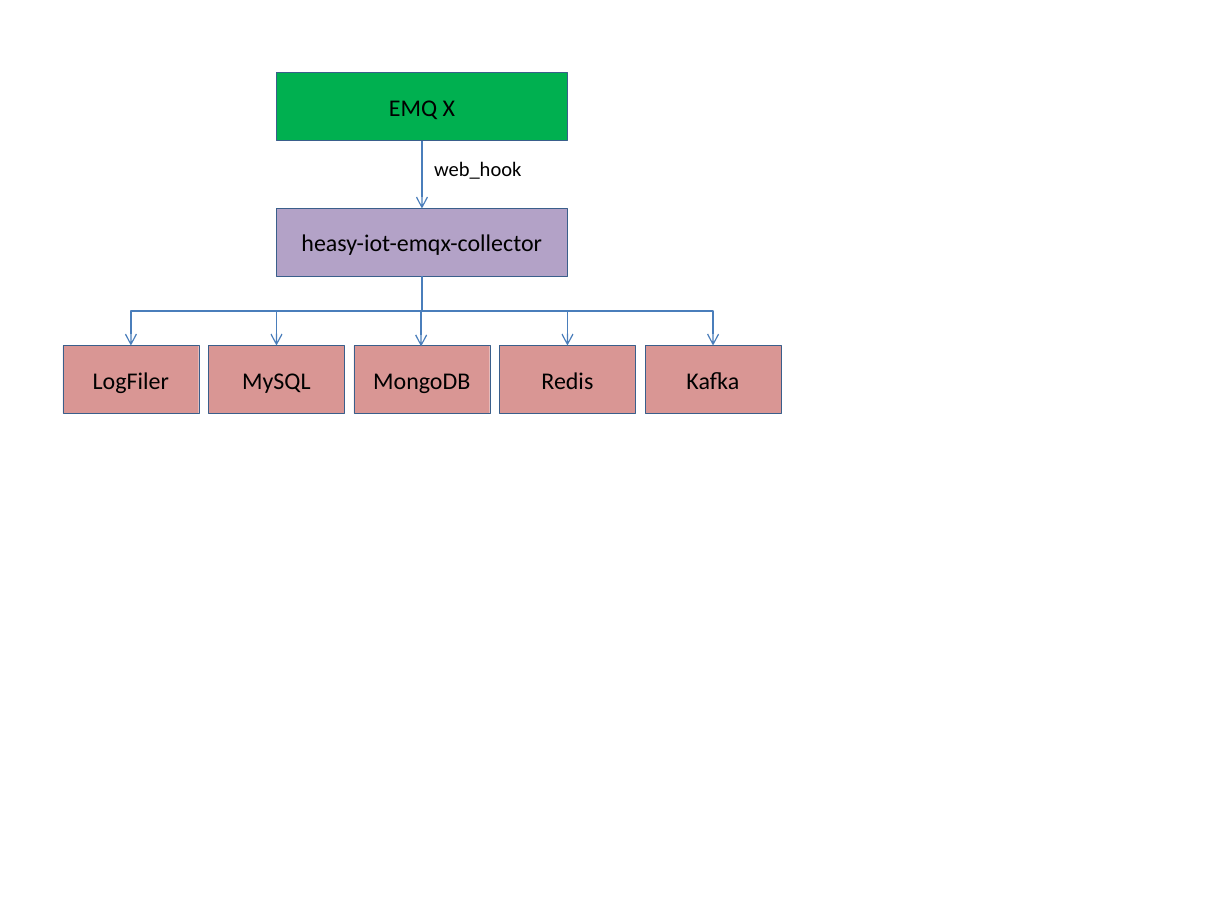
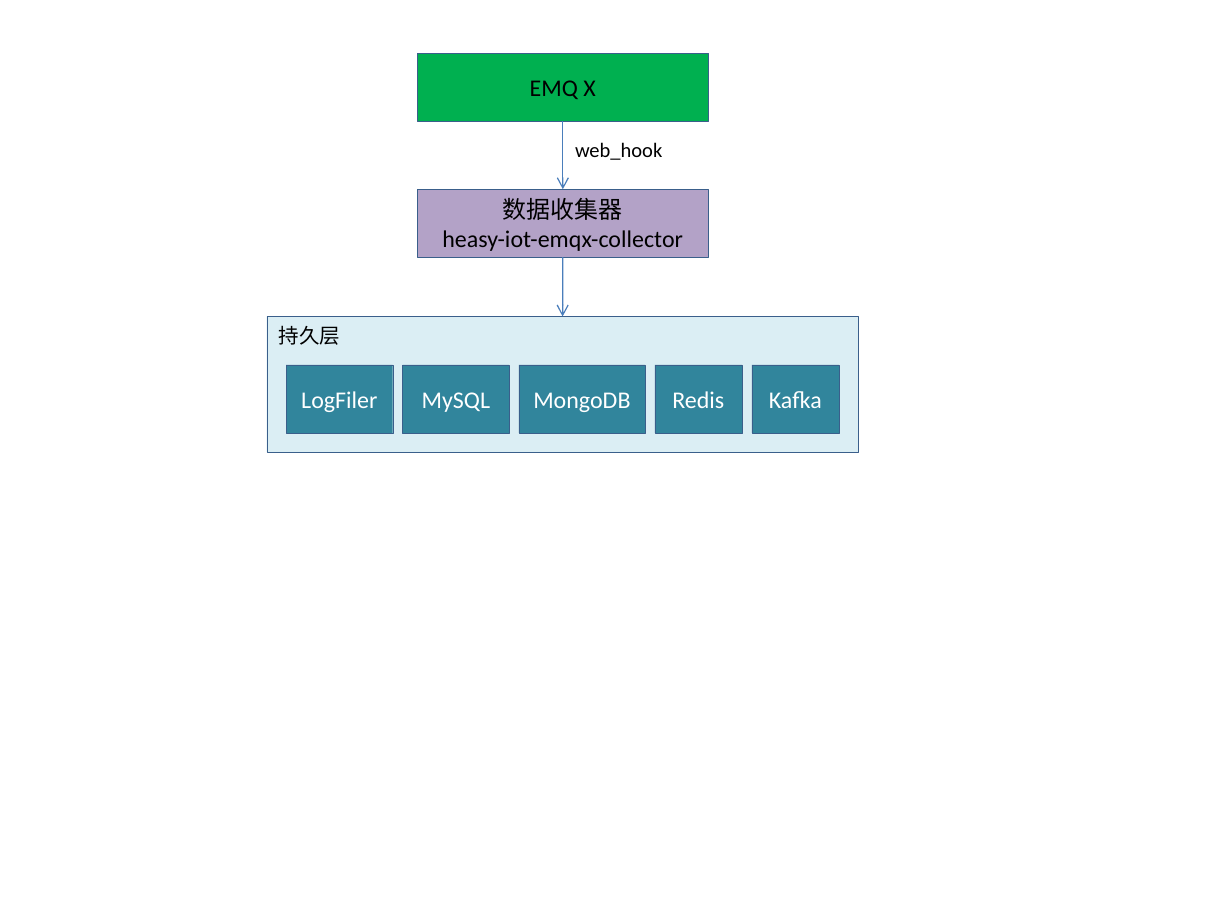
Before and after one commit to bellmit/heasy-iot, a slide deck: slide 1 of heasy-iot-emqx-collector/doc/数据收集和分发的架构图.pptx. Drawn at 1232x924 pixels with LibreOffice and Linux fonts; fonts in the diff are those of the drawing. Boxes give left, top, right and bottom in pixels: in the first picture for what was removed or moved away, otherwise in the second. Text is boxed around its words. In the diff, an @@ line names an element or a change of style, - is before the commit and + after.

```diff
--- a/heasy-iot-emqx-collector/doc/数据收集和分发的架构图.pptx
+++ b/heasy-iot-emqx-collector/doc/数据收集和分发的架构图.pptx
@@ 2 rectangles, 1 text, 1 arrow: place and size @@
-2 rectangles, 1 text, 1 arrow at bbox=[276, 73, 567, 276]
+2 rectangles, 1 text, 1 arrow at bbox=[418, 53, 708, 257]
@@ text in rectangle at bbox=[503, 198, 623, 220]: paragraph added @@
+数据收集器
@@ arrow added from (563, 257) to (563, 317), #4B7EBC 0.75 pt @@
@@ elbow arrow removed from (423, 276) to (131, 346) @@
@@ elbow arrow removed from (423, 276) to (276, 346) @@
@@ elbow arrow removed from (423, 277) to (421, 346) @@
@@ elbow arrow removed from (423, 276) to (568, 346) @@
@@ elbow arrow removed from (423, 276) to (713, 346) @@
@@ rectangle added at bbox=[267, 317, 859, 452], fill #DBEEF4, outline #3A5F8C 0.25 pt, 12 pt, text #000000 @@
+持久层
@@ text colour #000000 to #FFFFFF; fill #D99694 to #31859C in 5 elements at bbox=[752, 365, 839, 432], bbox=[519, 365, 644, 432], bbox=[654, 365, 742, 432], bbox=[403, 365, 510, 432], bbox=[286, 365, 393, 432] @@
@@ rectangle "LogFiler": place and size @@
-rectangle "LogFiler" at bbox=[63, 346, 198, 414]
+rectangle "LogFiler" at bbox=[286, 365, 393, 432]
@@ rectangle "MySQL": place and size @@
-rectangle "MySQL" at bbox=[208, 346, 344, 414]
+rectangle "MySQL" at bbox=[403, 365, 510, 432]
@@ rectangle "MongoDB": place and size @@
-rectangle "MongoDB" at bbox=[354, 346, 489, 414]
+rectangle "MongoDB" at bbox=[519, 365, 644, 432]
@@ rectangle "Redis": place and size @@
-rectangle "Redis" at bbox=[500, 346, 636, 414]
+rectangle "Redis" at bbox=[654, 365, 742, 432]
@@ rectangle "Kafka": place and size @@
-rectangle "Kafka" at bbox=[646, 346, 781, 414]
+rectangle "Kafka" at bbox=[752, 365, 839, 432]
```
Also in this commit, not shown: 1 slide added, 3 other files.
